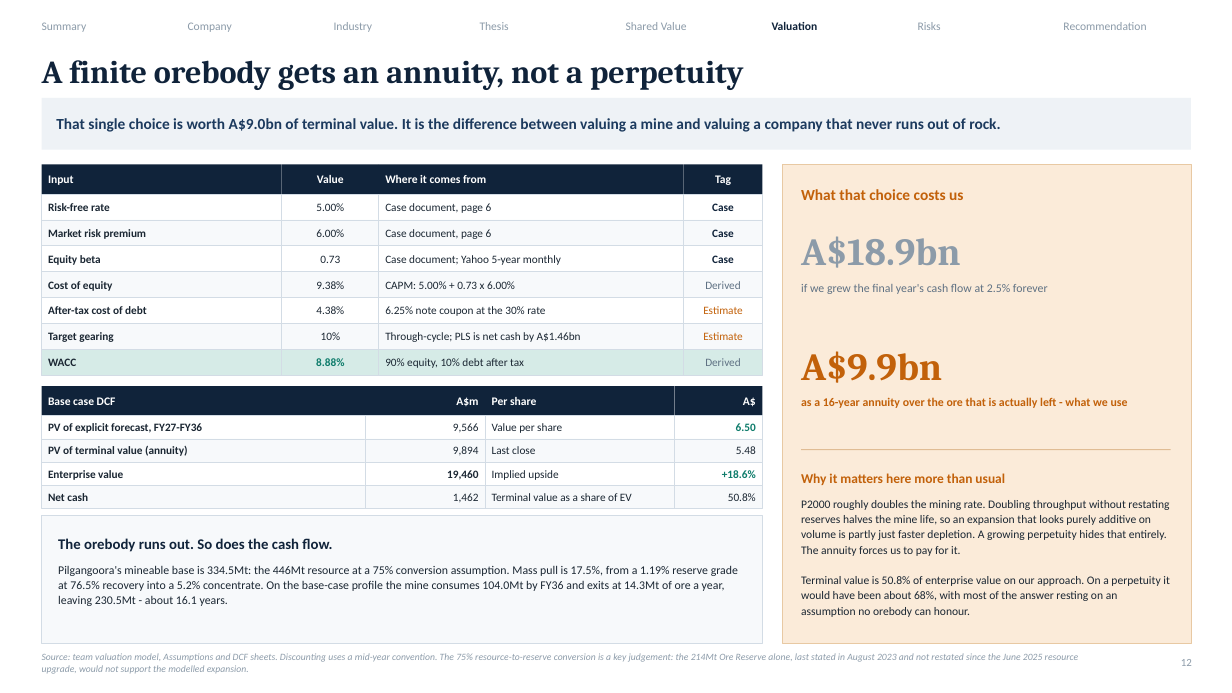
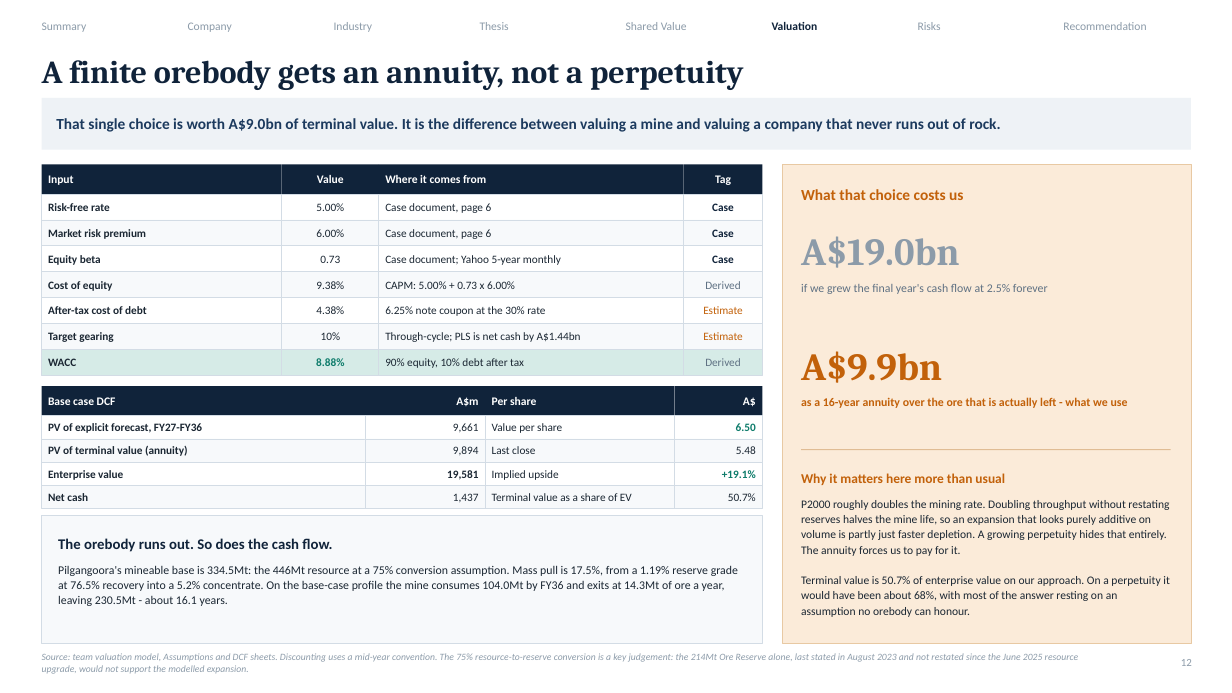
Before and after one commit to SportsSwap/for-claude, a slide deck: slide 16 of deck/PLS_Group_FMAA_2026.pptx. Drawn at 1232x693 pixels with LibreOffice and Linux fonts; fonts in the diff are those of the drawing. Boxes give left, top, right and bottom in pixels: in the first picture for what was removed or moved away, otherwise in the second. Text is boxed around its words. In the diff, an @@ line names an element or a change of style, - is before the commit and + after.

```diff
--- a/deck/PLS_Group_FMAA_2026.pptx
+++ b/deck/PLS_Group_FMAA_2026.pptx
@@ text at (801, 236, 960, 268): text changed @@
-A$18.9bn
+A$19.0bn
@@ text at (385, 332, 581, 342): text changed @@
-Through-cycle; PLS is net cash by A$1.46bn
+Through-cycle; PLS is net cash by A$1.44bn
@@ text at (453, 423, 479, 432): text changed @@
-9,566
+9,661
@@ text at (447, 470, 478, 480): text changed @@
-19,460
+19,581
@@ text at (722, 470, 756, 478): text changed @@
-+18.6%
++19.1%
@@ text at (453, 493, 479, 502): text changed @@
-1,462
+1,437
@@ text at (728, 493, 756, 501): text changed @@
-50.8%
+50.7%
@@ text at (801, 576, 1170, 617): text changed @@
-Terminal value is 50.8% of enterprise value on our approach. On a perpetuity it would have been about 68%, with most of the answer resting on an assumption no orebody can honour.
+Terminal value is 50.7% of enterprise value on our approach. On a perpetuity it would have been about 68%, with most of the answer resting on an assumption no orebody can honour.
```
Also in this commit, not shown: 29 other slides changed, 19 other files.
